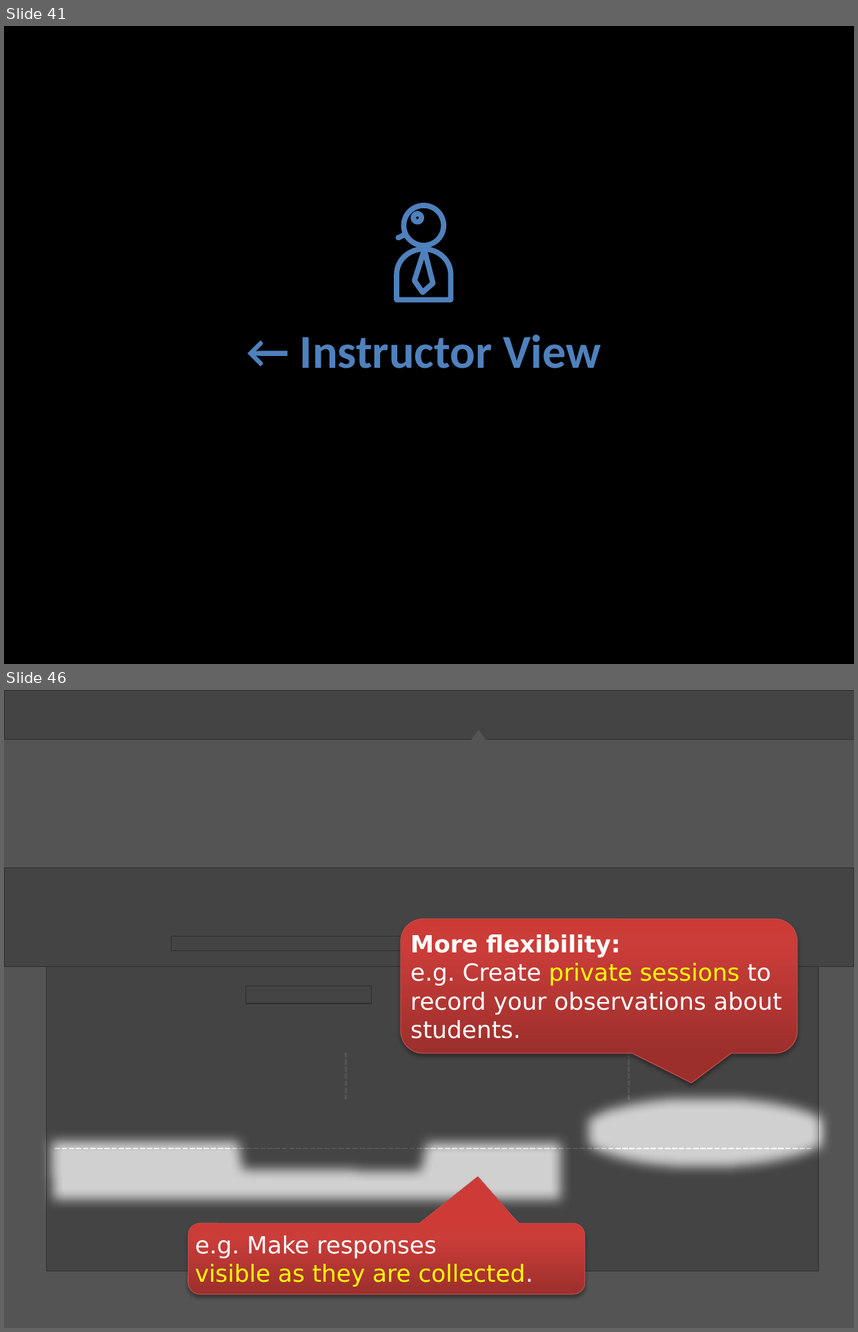
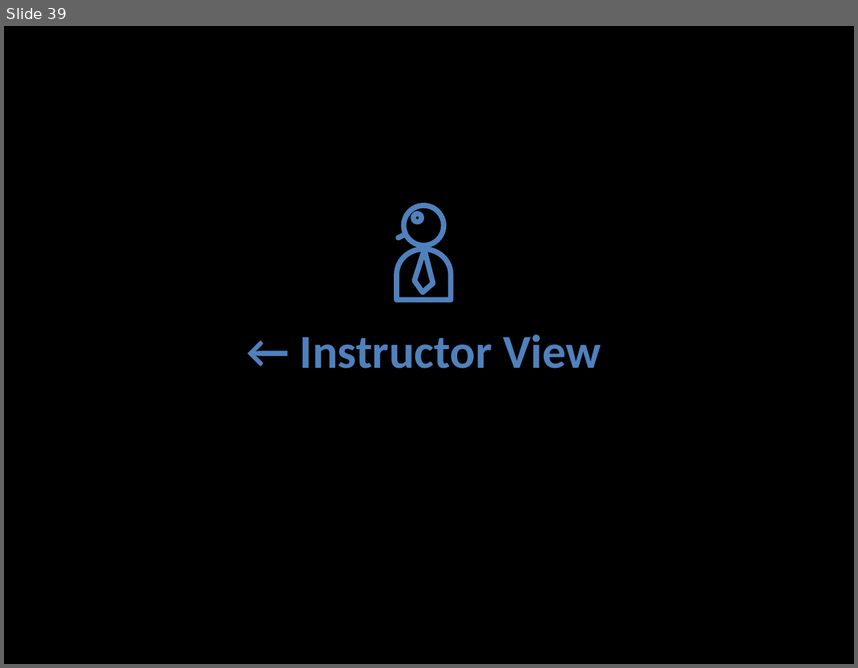
Before and after one commit to TEAMMATES/teammates, a slide deck: doc/video/video tour.pptx. Shown one above the other, each under a label of ours: slides 41 and 46 before the commit, slide 39 after it; the slides between them are not shown. The pictures are 858x1332 and 858x668 pixels, drawn with LibreOffice and Linux fonts; fonts in the diff are those of the drawing; grey boxes stand for pictures. Boxes give left, top, right and bottom in pixels: in the first picture for what was removed or moved away, otherwise in the second. Text is boxed around its words. In the diff, an @@ line names an element or a change of style, - is before the commit and + after.

```diff
--- a/doc/video/video tour.pptx
+++ b/doc/video/video tour.pptx
@@ slide 46 removed at <box>4,690,854,1328</box>, background #FFFFFF @@
@@ picture removed at <box>4,690,854,739</box> @@
@@ freeform shape removed at <box>4,690,854,1328</box> @@
@@ triangle removed at <box>472,730,486,739</box> @@
@@ picture removed at <box>4,867,854,966</box> @@
@@ picture removed at <box>172,936,767,951</box> @@
@@ rounded speech box removed at <box>401,918,798,1053</box> @@
-More flexibility:
-e.g. Create private sessions to record your observations about students.
@@ group removed at <box>47,966,818,1270</box>: 3 lines, 2 pictures @@
@@ rounded speech box removed at <box>188,1223,586,1294</box> @@
-e.g. Make responses
-visible as they are collected.
@@ what was slide 41 is now slide 39 @@
```
Also in this commit, not shown: 18 slides changed, 21 slides added, 28 other slides removed.
